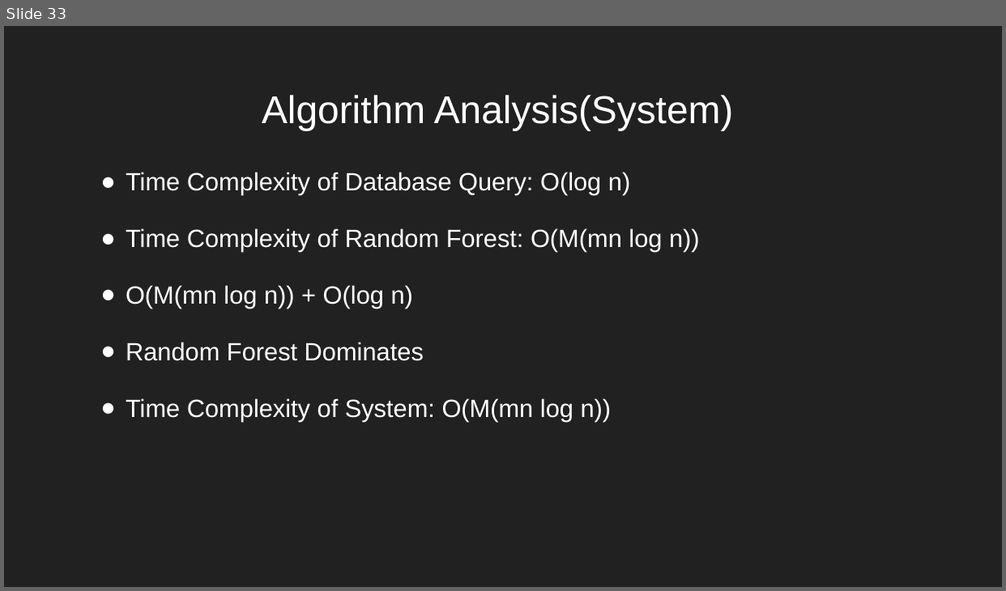
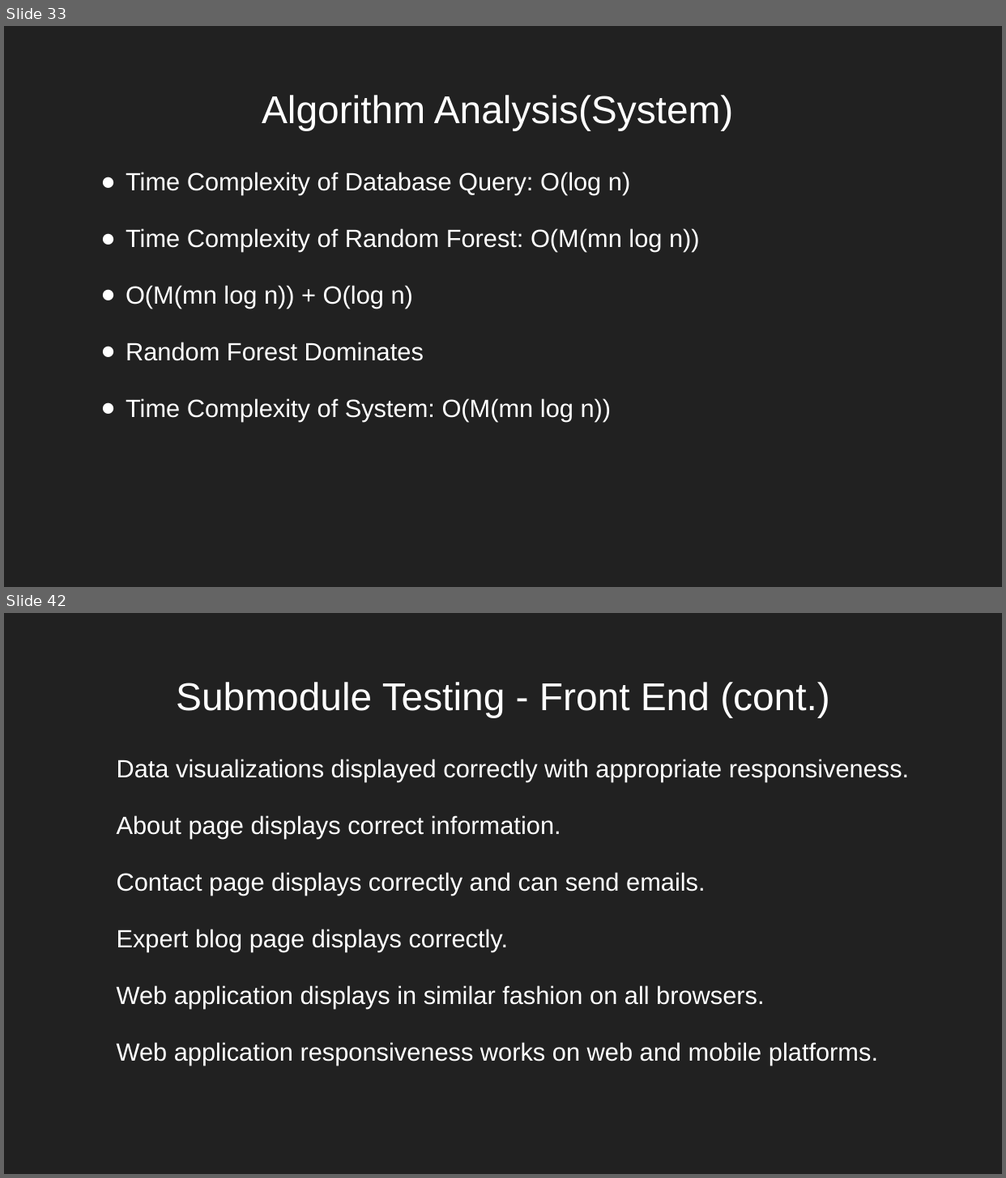
Before and after one commit to nreader72/NostraDomicile, a slide deck: docs/Progress_Reports/NostraDomicile (6).pptx. Shown one above the other, each under a label of ours: slide 33 before the commit, slides 33 and 42 after it; the slides between them are not shown. The pictures are 1006x591 and 1006x1178 pixels, drawn with LibreOffice and Linux fonts; fonts in the diff are those of the drawing; background and template pictures are left out. Boxes give left, top, right and bottom in pixels: in the first picture for what was removed or moved away, otherwise in the second. Text is boxed around its words. In the diff, an @@ line names an element or a change of style, - is before the commit and + after.

```diff
--- a/docs/Progress_Reports/NostraDomicile (6).pptx
+++ b/docs/Progress_Reports/NostraDomicile (6).pptx
@@ slide 42 added at <box>4,613,1002,1174</box>, background picture (left out) @@
@@ title added at <box>176,682,830,717</box>, 28 pt, text #FFFFFF @@
+Submodule Testing - Front End (cont.)
@@ text added at <box>117,759,909,1065</box>, 18 pt, text #FFFFFF @@
+Data visualizations displayed correctly with appropriate responsiveness.
+About page displays correct information.
+Contact page displays correctly and can send emails.
+Expert blog page displays correctly.
+Web application displays in similar fashion on all browsers.
+Web application responsiveness works on web and mobile platforms.
```
Also in this commit, not shown: 5 slides changed, 18 other slides added, 1 other file.
